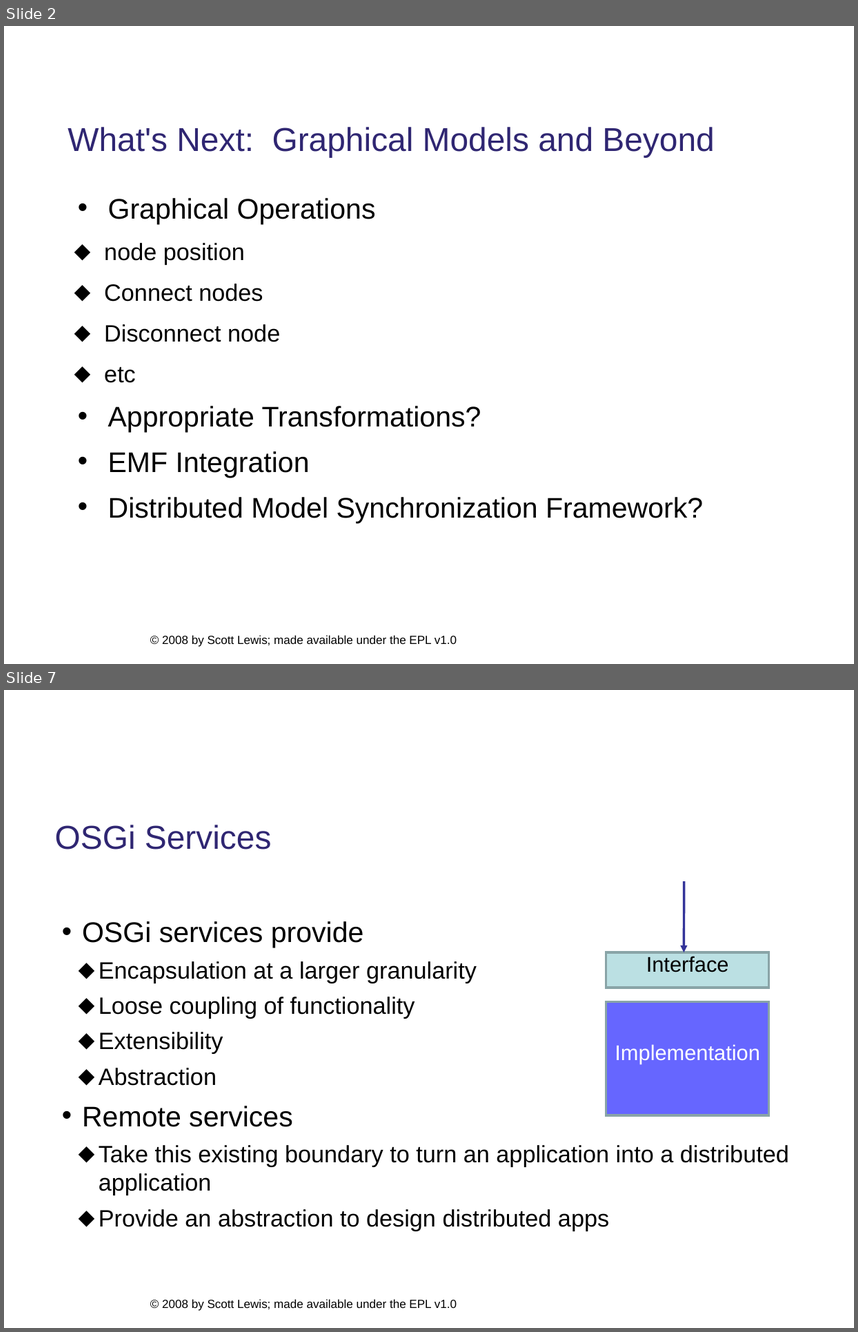
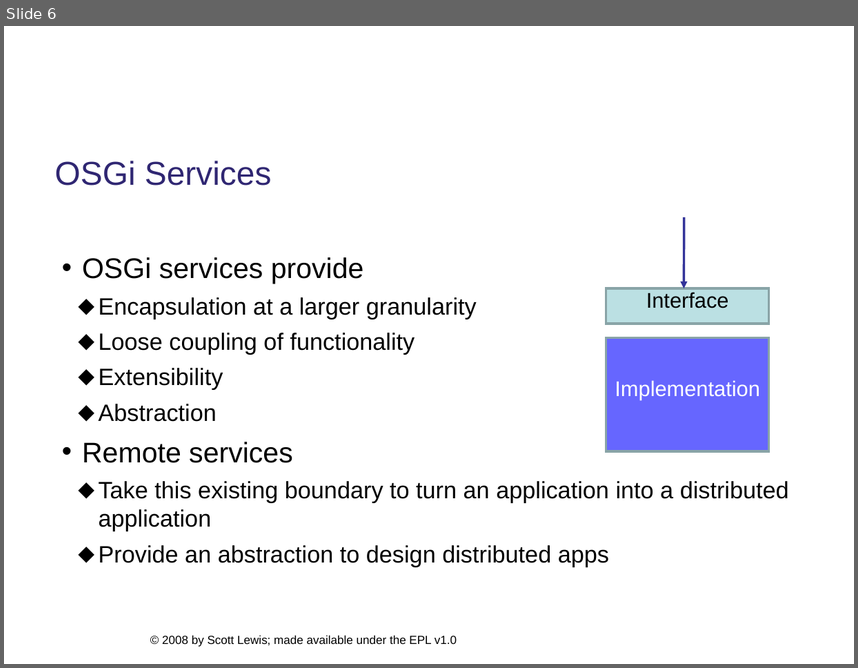
Before and after one commit to eclipse/ecf-website, a slide deck: presentations/eclipsedayatgoogleplex2008/ecf_overview_slewis.ppt. Shown one above the other, each under a label of ours: slides 2 and 7 before the commit, slide 6 after it; the slides between them are not shown. The pictures are 858x1332 and 858x668 pixels, drawn with LibreOffice and Linux fonts; fonts in the diff are those of the drawing; background and template pictures are left out. Boxes give left, top, right and bottom in pixels: in the first picture for what was removed or moved away, otherwise in the second. Text is boxed around its words. In the diff, an @@ line names an element or a change of style, - is before the commit and + after.

```diff
--- a/presentations/eclipsedayatgoogleplex2008/ecf_overview_slewis.ppt
+++ b/presentations/eclipsedayatgoogleplex2008/ecf_overview_slewis.ppt
@@ slide 2 removed at box(4, 26, 854, 664), background #FFFFFF; not listed: 1 template element that a slide beside it also shows @@
@@ title removed at box(67, 127, 714, 158) @@
-What's Next: Graphical Models and Beyond
@@ text removed at box(104, 198, 703, 523) @@
-• Graphical Operations
-  ⬥ node position
-  ⬥ Connect nodes
-  ⬥ Disconnect node
-  ⬥ etc
-• Appropriate Transformations?
-• EMF Integration
-• Distributed Model Synchronization Framework?
@@ what was slide 7 is now slide 6 @@
```
Also in this commit, not shown: 2 slides changed, 3 slides added, 3 other slides removed, 1 other file.
